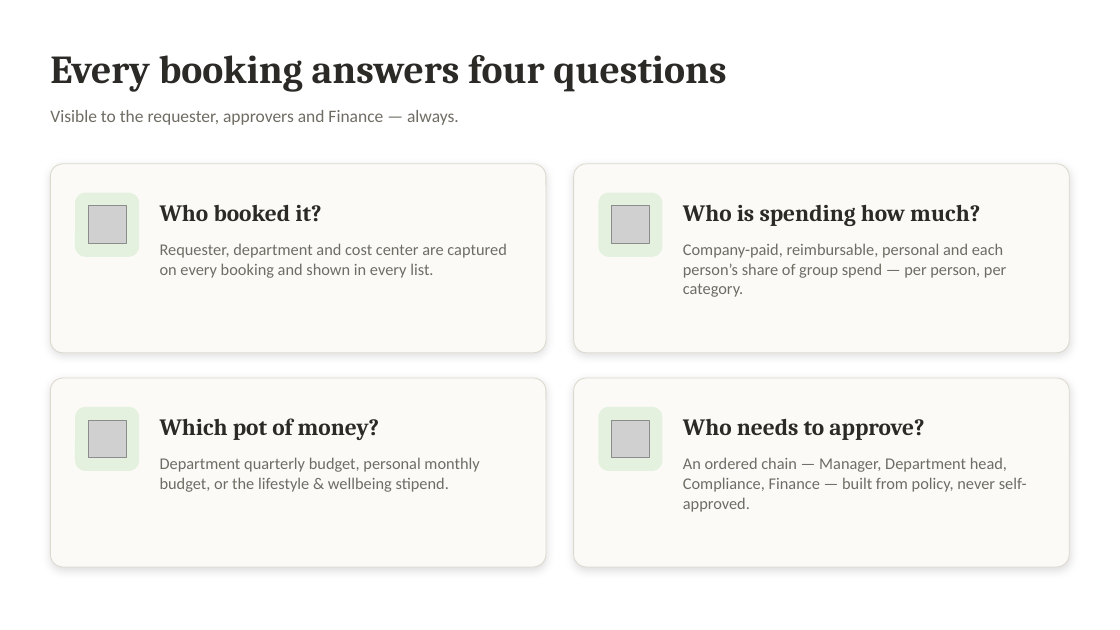
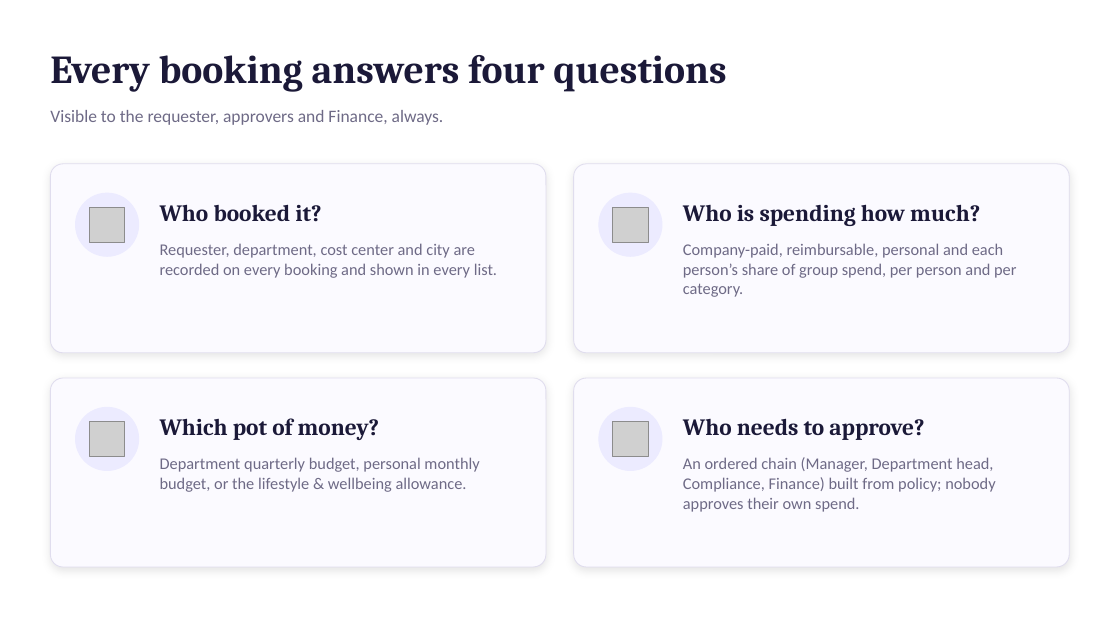
Before and after one commit to madhukambampati/API, a slide deck: slide 5 of entertainment-os/docs/Entertainment-OS-Overview.pptx (slide 3 before the commit). Drawn at 1120x630 pixels with LibreOffice and Linux fonts; fonts in the diff are those of the drawing; grey boxes stand for pictures. Boxes give left, top, right and bottom in pixels: in the first picture for what was removed or moved away, otherwise in the second. Text is boxed around its words. In the diff, an @@ line names an element or a change of style, - is before the commit and + after.

```diff
--- a/entertainment-os/docs/Entertainment-OS-Overview.pptx
+++ b/entertainment-os/docs/Entertainment-OS-Overview.pptx
@@ text at <box>50,110,444,125</box>: text changed; text colour #6F6C64 to #6E6A86 @@
-Visible to the requester, approvers and Finance — always.
+Visible to the requester, approvers and Finance, always.
@@ fill #FBFAF7 to #FBFAFF; outline #DDD9CF 0.75 pt to #E0DDEE 0.75 pt; shadow changed in 4 elements at <box>574,164,1070,353</box>, <box>50,378,546,567</box>, <box>574,378,1070,567</box>, <box>50,164,546,353</box> @@
@@ rounded rectangle removed at <box>76,193,139,256</box> @@
@@ ellipse added at <box>76,193,139,256</box>, fill #ECEBFF, outline #ECEBFF 1 pt @@
@@ rounded rectangle removed at <box>599,193,662,256</box> @@
@@ ellipse added at <box>599,193,662,256</box>, fill #ECEBFF, outline #ECEBFF 1 pt @@
@@ text at <box>160,243,497,278</box>: text changed; text colour #6F6C64 to #6E6A86 @@
-Requester, department and cost center are captured on every booking and shown in every list.
+Requester, department, cost center and city are recorded on every booking and shown in every list.
@@ text at <box>683,243,1016,297</box>: text changed; text colour #6F6C64 to #6E6A86 @@
-Company-paid, reimbursable, personal and each person’s share of group spend — per person, per category.
+Company-paid, reimbursable, personal and each person’s share of group spend, per person and per category.
@@ rounded rectangle removed at <box>76,408,139,471</box> @@
@@ ellipse added at <box>76,408,139,471</box>, fill #ECEBFF, outline #ECEBFF 1 pt @@
@@ rounded rectangle removed at <box>599,408,662,471</box> @@
@@ ellipse added at <box>599,408,662,471</box>, fill #ECEBFF, outline #ECEBFF 1 pt @@
@@ text colour #2B2A27 to #1B1938 in 5 elements at <box>50,55,726,92</box>, <box>160,204,321,222</box>, <box>683,204,980,226</box>, <box>160,418,380,440</box>, <box>683,418,924,440</box> @@
@@ text at <box>160,457,479,492</box>: text changed; text colour #6F6C64 to #6E6A86 @@
-Department quarterly budget, personal monthly budget, or the lifestyle & wellbeing stipend.
+Department quarterly budget, personal monthly budget, or the lifestyle & wellbeing allowance.
@@ text at <box>683,457,995,512</box>: text changed; text colour #6F6C64 to #6E6A86 @@
-An ordered chain — Manager, Department head, Compliance, Finance — built from policy, never self-approved.
+An ordered chain (Manager, Department head, Compliance, Finance) built from policy; nobody approves their own spend.
```
Also in this commit, not shown: 8 other slides changed, 4 slides added, 2 slides removed, 24 other files.
